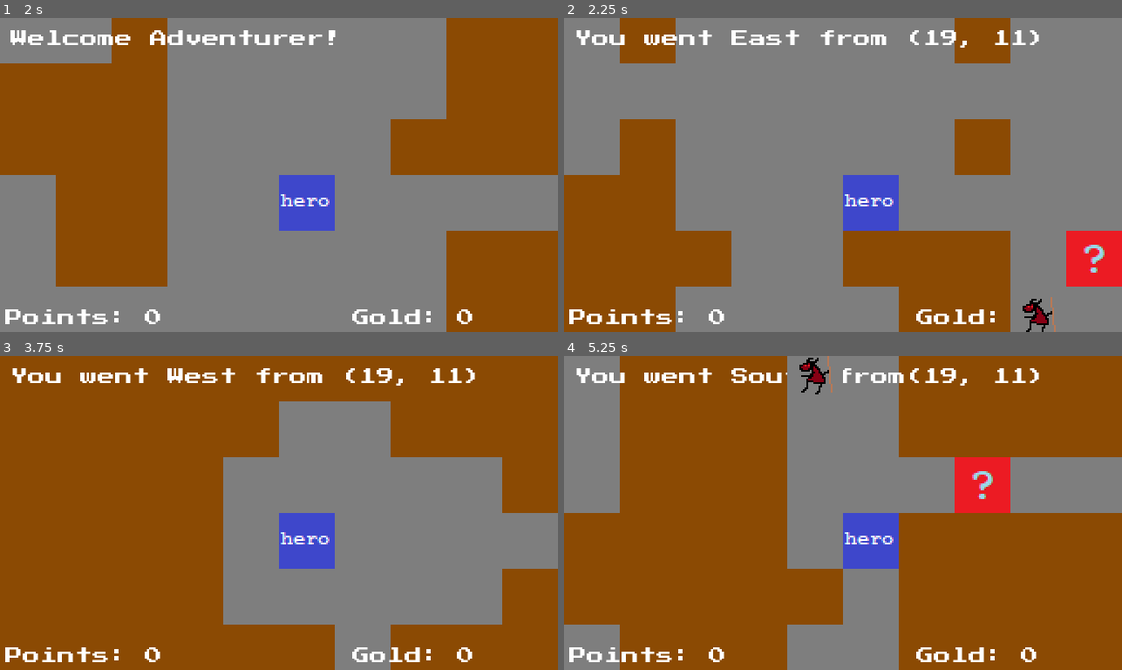
Above: before the commit, frames 1-4 (two rows, left to right).
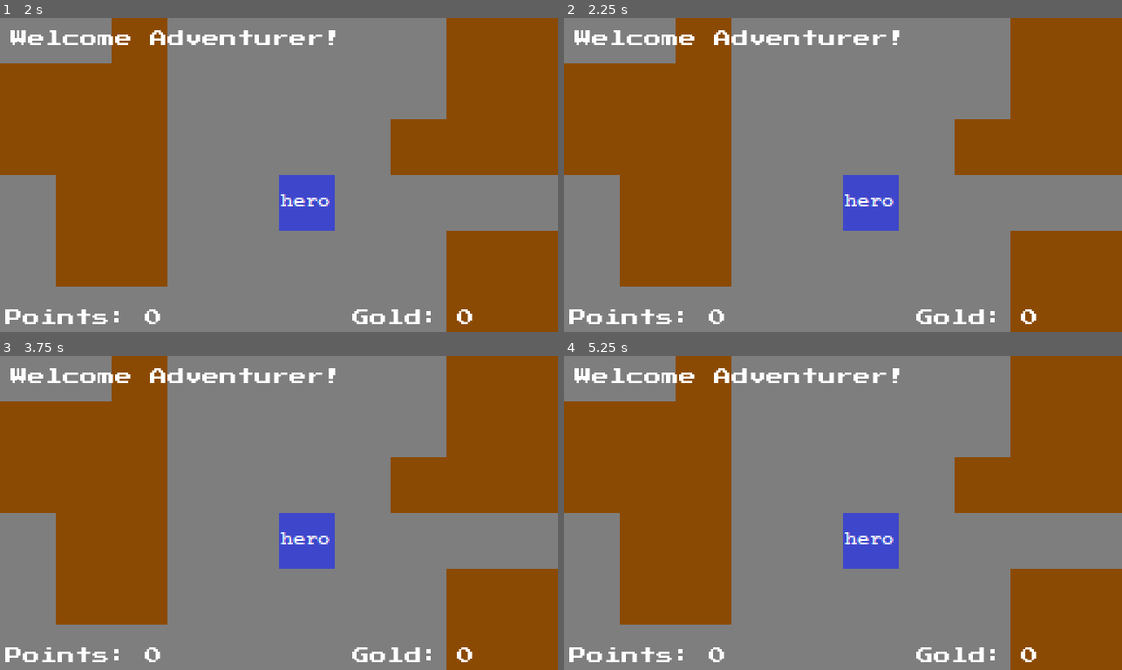
Above: after the commit, the same moments.

Repository: PiotrDawidziuk/Roguelike_Demo_Version_0_1
Game: Godot game, scene res://Scenes/Game.tscn
Same seed, same stepped clock (60 frames per second), same inputs: the game is played once before the commit and once after it.
Inputs:
- Up to frame 1 (2 s): tap Enter (ui_accept) at 0.5, 0.77, 1.25, 1.52 s; hold Right (ui_right) 0.53-1.28 s; hold N (dialog_next) 0.53-1.28 s; tap T (talk) at 0.8, 1.35 s; hold Down (ui_down) from 1.28 s (still down); tap N (dialog_next) at 1.55 s
- Up to frame 2 (2.25 s): tap Enter (ui_accept) at 2 s; release Down (ui_down) at 2.03 s; hold Right (ui_right) from 2.03 s (still down); hold N (dialog_next) from 2.03 s (still down)
- Up to frame 3 (3.75 s): tap T (talk) at 2.3 s; tap Enter (ui_accept) at 2.75, 3.02, 3.5 s; release Right (ui_right) at 2.78 s; release N (dialog_next) at 2.78 s; hold Up (ui_up) 2.78-3.53 s; tap S (search) at 2.85 s; tap N (dialog_next) at 3.05 s; hold Left (ui_left) from 3.53 s (still down); hold T (talk) from 3.53 s (still down)
- Up to frame 4 (5.25 s): tap Enter (ui_accept) at 3.77, 4.25, 4.52 s; release T (talk) at 4.28 s; tap N (dialog_next) at 4.35 s; release Left (ui_left) at 5.03 s; hold Down (ui_down) from 5.03 s (still down); hold T (talk) from 5.03 s (still down)

Frame 1 is identical in both runs. In frame 2, 46% of the frame differs, in the area x 0-100%, y 0-100%; in frame 3, 39%; in frame 4, 49%.
Error before the commit: Invalid get index '(608, 352)' (on base: 'Dictionary'). (res://Scenes/Game.gd:132)
Error after the commit: Invalid get index '(608, 352)' (on base: 'Dictionary'). (res://Scenes/Game.gd:136)

Commit message:
multipanel dialogues introduced

Diff:
--- a/Globals.gd
+++ b/Globals.gd
@@ -8,7 +8,7 @@
 var state = 1
 
 # dialog state
-var dialogLeft = 1
+var dialogPane = 0
 
 func _ready():
 	pass # Replace with function body.
--- a/Scenes/Game.gd
+++ b/Scenes/Game.gd
@@ -72,7 +72,11 @@
 	cell_dict[Vector2(kobold.position.x / 32, kobold.position.y / 32)].searched_description = 'You found kobold poop'
 	cell_dict[Vector2(kobold.position.x / 32, kobold.position.y / 32)].isEmpty = false
 	var koboldNPC =  Npc.NPC.new()
-	koboldNPC.greeting = "Hello, I am Bobold the kobold"
+	koboldNPC.greeting = "Hello, I am Bobold the Kobold"
+	koboldNPC.dialog = Npc.Dialog.new()
+	koboldNPC.dialog.dialogPagesNumber = 2
+	koboldNPC.dialog.dialogText[0] = "Hello, I am Bobold The Kobold"
+	koboldNPC.dialog.dialogText[1] = "It would be really nice if I had some mushrooms"
 	npc_dict[kobold.position] = koboldNPC
 
 	add_child(exit)
@@ -132,8 +136,12 @@
 			dialog(npc_dict[player.position])
 	if(Globals.state == 2):
 		if event.is_action_pressed("dialog_next"):
-			Globals.state = 1
-			dialog_box.hide()
+			if (Globals.dialogPane >= npc_dict[player.position].dialog.dialogPagesNumber):
+				Globals.state = 1
+				Globals.dialogPane = 0
+				dialog_box.hide()
+			else:
+				dialog(npc_dict[player.position])
 
 
 func meeting(position):
@@ -168,6 +176,9 @@
 			cell.isEmpty = true
 			cell.gold = 0
 func dialog(npc):
-	dialog_text.text = npc.greeting
+
+	dialog_text.text = npc.dialog.dialogText[Globals.dialogPane]
+
 	dialog_box.show()
+	Globals.dialogPane = Globals.dialogPane + 1
 	npc_dict[player.position].firstMeeting = false
--- a/npc.gd
+++ b/npc.gd
@@ -7,6 +7,6 @@
 	var dialogPanelsNumber = 1
 	var dialog
 
-class dialog:
+class Dialog:
 	var dialogPagesNumber = 1
-	var dialogText = []
+	var dialogText = {}
